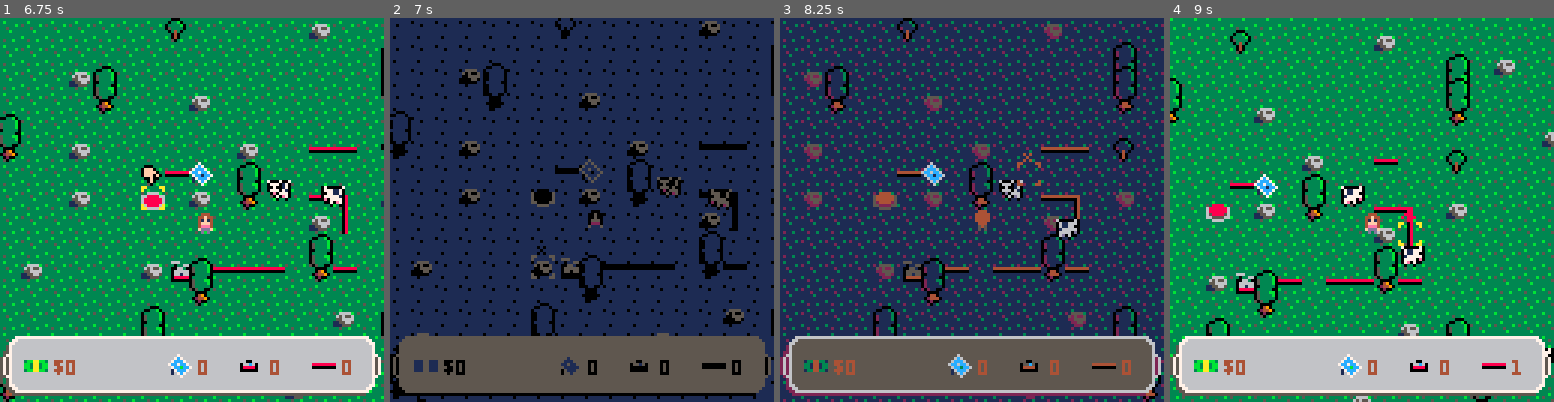
Above: before the commit, frames 1-4 (left to right).
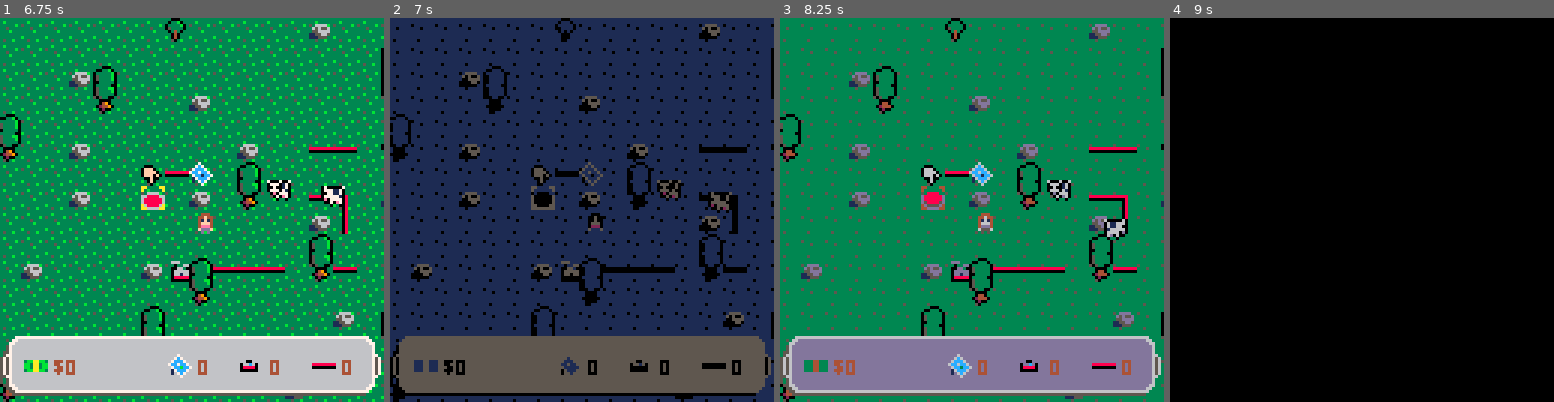
Above: after the commit, the same moments.

Repository: sargon2/pico8
Game: PICO-8 cartridge mine/solar_sally/solar_sally.p8
Same seed, same stepped clock (60 frames per second), same inputs: the game is played once before the commit and once after it.
Inputs (mouse positions are in pixels of both pictures, inside the frame that each line leads up to):
- Up to frame 1 (6.75 s): tap O (Z key) at 0.33, 0.7, 1.43, 2.22, 3.1, 3.98, 4.87, 5.75, 6.63 s; click (69, 121) at 0.67 s; tap X (X key) at 1.07, 2.07, 2.4, 2.73, 3.07, 3.4, 3.73, 4.07, 4.4, 4.73, 5.07, 5.4, 5.73, 6.07, 6.4, 6.73 s; click (130, 267) at 1.22 s; click (195, 114) at 1.77 s; hold Left 1.97-2.37 s; click (257, 259) at 2.32 s; hold Down 2.42-2.82 s; click (322, 106) at 2.87 s; hold Right 2.87-3.53 s; click (84, 256) at 3.42 s; hold Up 3.58-4.08 s; click (145, 102) at 3.97 s; hold Right 4.13-4.53 s; click (211, 248) at 4.52 s; hold Down 4.58-5.08 s; click (272, 94) at 5.07 s; hold Left 5.13-5.8 s; click (337, 244) at 5.62 s; hold Up 5.85-6.18 s; click (99, 90) at 6.17 s; hold Left 6.23-6.63 s; hold Down from 6.68 s (still down); click (161, 236) at 6.72 s
- Up to frame 2 (7 s): keep holding Down
- Up to frame 3 (8.25 s): tap X (X key) every 0.33 s from 7.07 to 8.07 s; release Down at 7.08 s; hold Right 7.13-7.8 s; click (1006, 83) at 7.27 s; tap O (Z key) at 7.52 s; click (1068, 229) at 7.82 s; hold Up from 7.85 s (still down)
- Up to frame 4 (9 s): release Up at 8.35 s; click (1219, 79) at 8.37 s; hold Right 8.4-8.8 s; tap X (X key) at 8.4, 8.73 s; tap O (Z key) at 8.4 s; hold Down from 8.85 s (still down); click (1285, 225) at 8.92 s

Frame 1 is identical in both runs. In frame 2, 12% of the frame differs, in the area x 0-100%, y 0-100%; in frame 3, 91%; in frame 4, 97%.

Commit message:
Disable input when running the fade script

Diff:
--- a/mine/solar_sally/entities/Button.lua
+++ b/mine/solar_sally/entities/Button.lua
@@ -23,8 +23,8 @@
 function Button.press()
     Button.is_being_pressed = true
 
-    -- TODO disable all controller input
     CoroutineRunner_StartScript(function ()
+        Input_AllInputDisabled = true
         fadetoblack_fade_co()
         PanelCalculator.add_panel_8h(3) -- 3*8 = 24, so one day
         -- Wait some frames
@@ -32,6 +32,7 @@
             yield()
         end
         fadetoblack_fadein_co()
+        Input_AllInputDisabled = false
     end)
 end
 
--- a/mine/solar_sally/entities/Character.lua
+++ b/mine/solar_sally/entities/Character.lua
@@ -30,31 +30,31 @@
     local x=0
     local y=0
     local is_moving = false
-    if btn(⬅️) then
+    if my_btn(⬅️) then
         Character.flip_x=true
         Character.anim_frames={1,2}
         x=-1
         is_moving = true
     end
-    if btn(➡️) then
+    if my_btn(➡️) then
         Character.anim_frames={1,2}
         Character.flip_x=false
         x=1
         is_moving = true
     end
-    if btn(⬆️) then
+    if my_btn(⬆️) then
         Character.anim_frames={3,4}
         y=-1
         is_moving = true
-        if btn(⬅️) or btn(➡️) then
+        if my_btn(⬅️) or my_btn(➡️) then
             Character.anim_frames={9,10}
         end
     end
-    if btn(⬇️) then
+    if my_btn(⬇️) then
         Character.anim_frames={7,8}
         y=1
         is_moving = true
-        if btn(⬅️) or btn(➡️) then
+        if my_btn(⬅️) or my_btn(➡️) then
             Character.anim_frames={5,6}
         end
     end
--- a/mine/solar_sally/solar_sally.p8
+++ b/mine/solar_sally/solar_sally.p8
@@ -11,6 +11,7 @@
 #include components/Locations.lua
 #include components/SmoothLocations.lua
 #include components/Attributes.lua
+#include systems/Input.lua
 #include systems/PerfTimer.lua
 #include systems/FrameTimer.lua
 #include systems/CoroutineRunner.lua
--- /dev/null
+++ b/mine/solar_sally/systems/Input.lua
@@ -0,0 +1,11 @@
+Input_AllInputDisabled = false
+
+function my_btn(...)
+    if(Input_AllInputDisabled) return false
+    return btn(...)
+end
+
+function my_btnp(...)
+    if(Input_AllInputDisabled) return false
+    return btnp(...)
+end
--- a/mine/solar_sally/systems/Placement.lua
+++ b/mine/solar_sally/systems/Placement.lua
@@ -106,7 +106,7 @@
 end
 
 function Placement.handle_selection_and_placement()
-    if btnp(🅾️) then
+    if my_btnp(🅾️) then
         Placement.rotate_with_inventory_check()
     end
 
@@ -115,7 +115,7 @@
     local action, action_ent, sprite = Placement.determine_action_and_sprite(entity_at_sel)
     Placement.sel_sprite = sprite
 
-    if btn(❎) then
+    if my_btn(❎) then
         if action == "no_action" then -- TODO passing around these strings as enums is weird
             -- pass
             if type(Placement.is_acting) == "number" then
